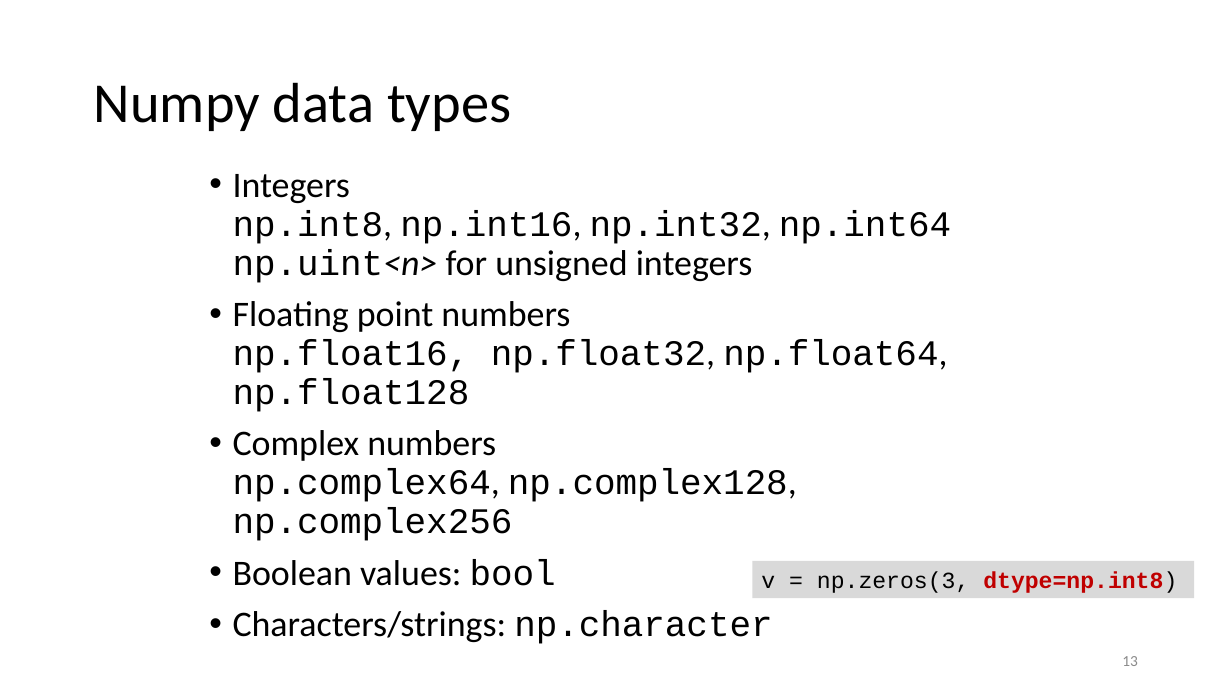
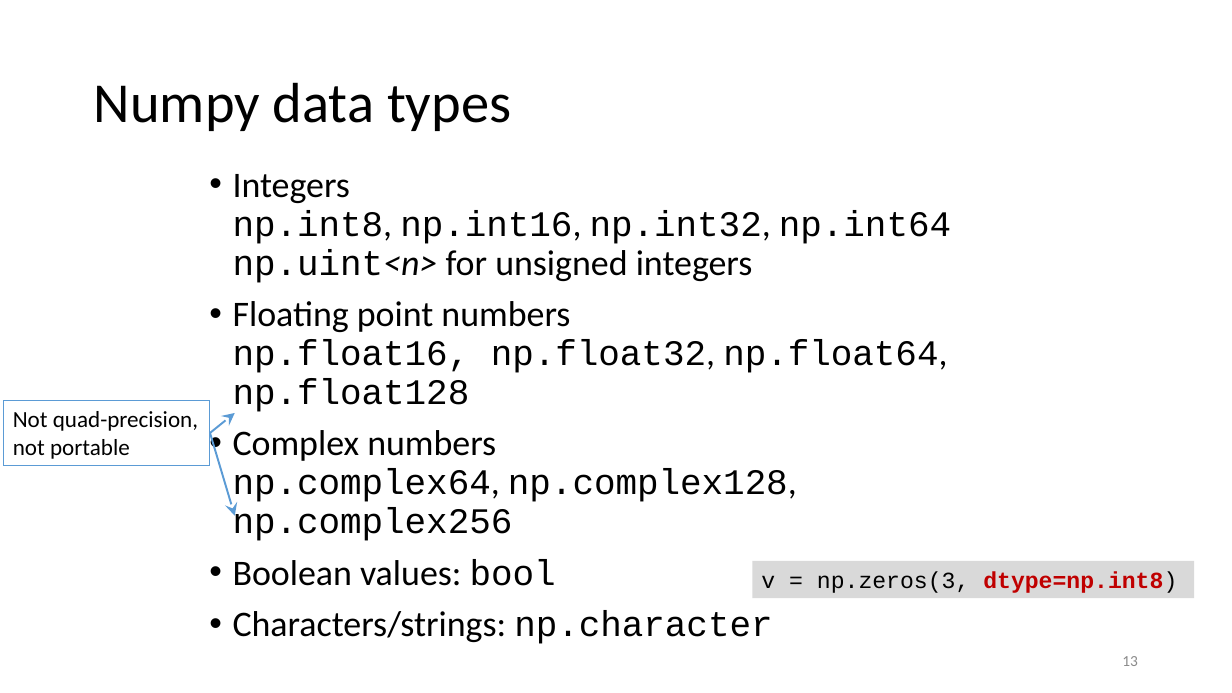
Before and after one commit to gjbex/Scientific-Python, a slide deck: slide 13 of scientific_python.pptx. Drawn at 1232x693 pixels with LibreOffice and Linux fonts; fonts in the diff are those of the drawing. Boxes give left, top, right and bottom in pixels: in the first picture for what was removed or moved away, otherwise in the second. Text is boxed around its words. In the diff, an @@ line names an element or a change of style, - is before the commit and + after.

```diff
--- a/scientific_python.pptx
+++ b/scientific_python.pptx
@@ rectangle added at <box>4,400,210,466</box>, outline #5B9BD5 0.75 pt, 18 pt, text #000000 @@
+Not quad-precision,
+not portable
@@ arrow added from (210, 433) to (235, 413), #5B9BD5 1.5 pt @@
@@ arrow added from (210, 433) to (235, 516), #5B9BD5 1.5 pt @@
```
